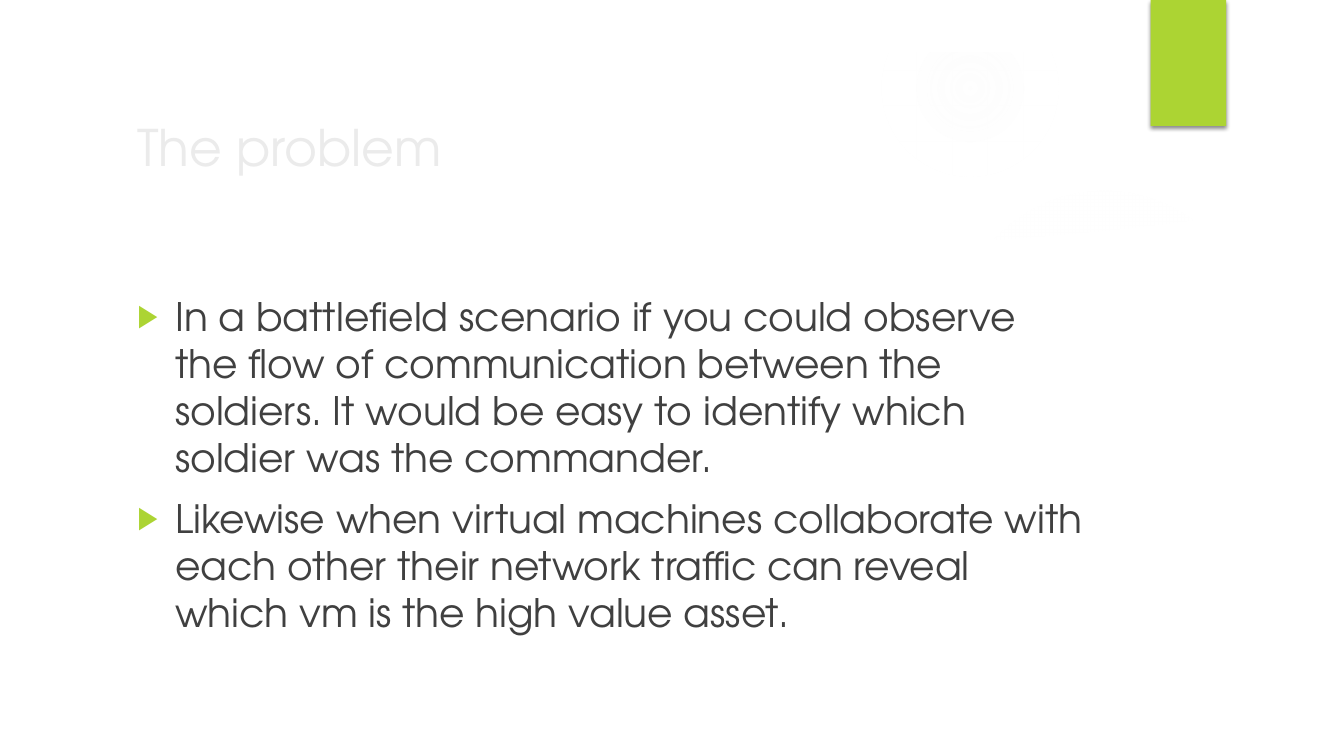
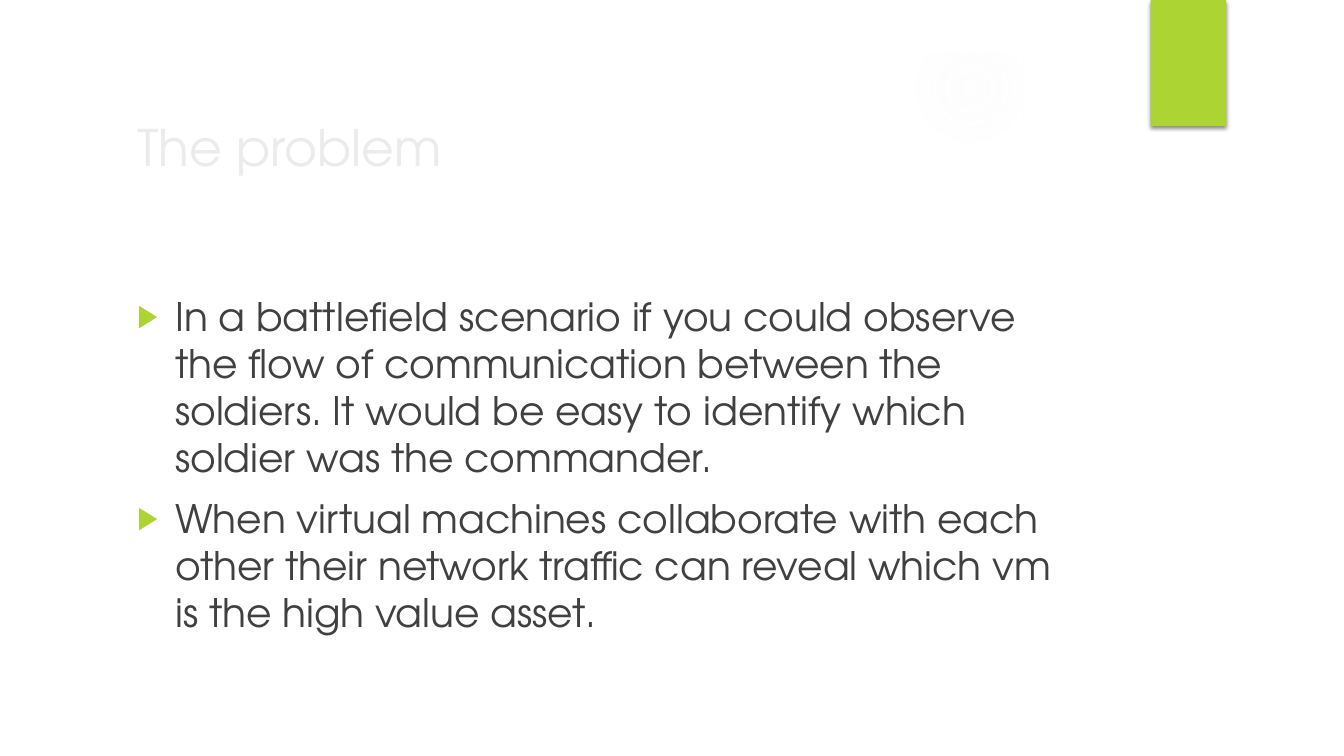
Before and after one commit to FIU-SCIS-Senior-Project-2014-Fall/Mission-Critical-Cloud, a slide deck: slide 7 of Documents/Presentations/Mission_Critical_Cloud_Computing_presentation_Final_10_6.pptm (slide 8 before the commit). Drawn at 1344x756 pixels with LibreOffice and Linux fonts; fonts in the diff are those of the drawing; background and template pictures are left out. Boxes give left, top, right and bottom in pixels: in the first picture for what was removed or moved away, otherwise in the second. Text is boxed around its words. In the diff, an @@ line names an element or a change of style, - is before the commit and + after.

```diff
--- a/Documents/Presentations/Mission_Critical_Cloud_Computing_presentation_Final_10_6.pptm
+++ b/Documents/Presentations/Mission_Critical_Cloud_Computing_presentation_Final_10_6.pptm
@@ text at <box>175,504,1051,636</box>: text changed @@
-▶ Likewise when virtual machines collaborate with each other their network traffic can reveal which vm is the high value asset.
+▶ When virtual machines collaborate with each other their network traffic can reveal which vm is the high value asset.
```
Also in this commit, not shown: 5 other slides changed, 37 other files.
